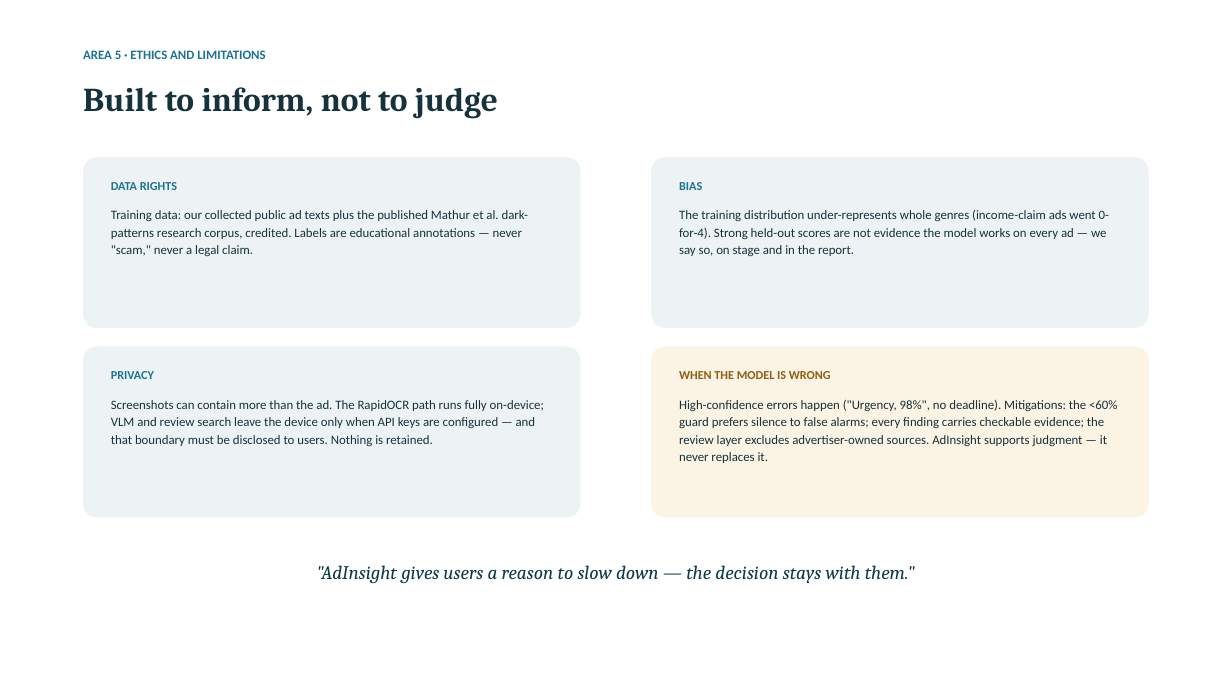
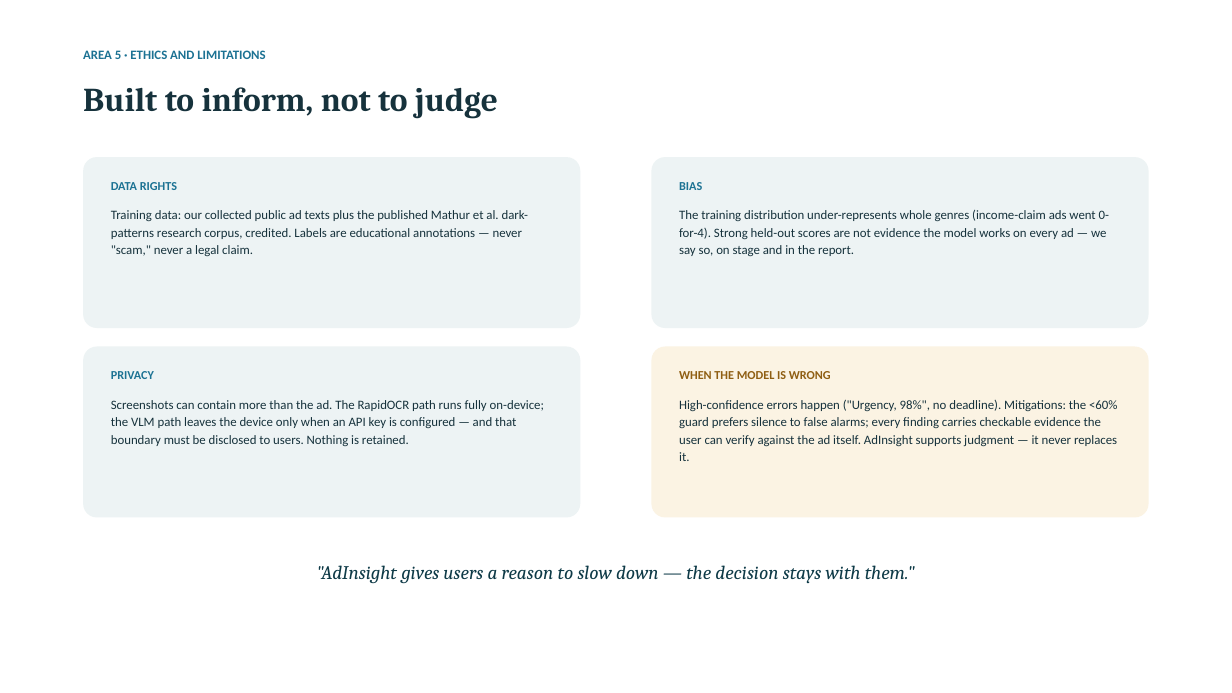
Before and after one commit to cpedrett-umd/Group-6-Final-Project, a slide deck: slide 10 of docs/AdInsight_Final_Presentation.pptx. Drawn at 1232x693 pixels with LibreOffice and Linux fonts; fonts in the diff are those of the drawing. Boxes give left, top, right and bottom in pixels: in the first picture for what was removed or moved away, otherwise in the second. Text is boxed around its words. In the diff, an @@ line names an element or a change of style, - is before the commit and + after.

```diff
--- a/docs/AdInsight_Final_Presentation.pptx
+++ b/docs/AdInsight_Final_Presentation.pptx
@@ text at (x1=111, y1=400, x2=544, y2=446): text changed @@
-Screenshots can contain more than the ad. The RapidOCR path runs fully on-device; VLM and review search leave the device only when API keys are configured — and that boundary must be disclosed to users. Nothing is retained.
+Screenshots can contain more than the ad. The RapidOCR path runs fully on-device; the VLM path leaves the device only when an API key is configured — and that boundary must be disclosed to users. Nothing is retained.
@@ text at (x1=679, y1=400, x2=1118, y2=461): text changed @@
-High-confidence errors happen ("Urgency, 98%", no deadline). Mitigations: the <60% guard prefers silence to false alarms; every finding carries checkable evidence; the review layer excludes advertiser-owned sources. AdInsight supports judgment — it never replaces it.
+High-confidence errors happen ("Urgency, 98%", no deadline). Mitigations: the <60% guard prefers silence to false alarms; every finding carries checkable evidence the user can verify against the ad itself. AdInsight supports judgment — it never replaces it.
```
Also in this commit, not shown: 3 other slides changed.
